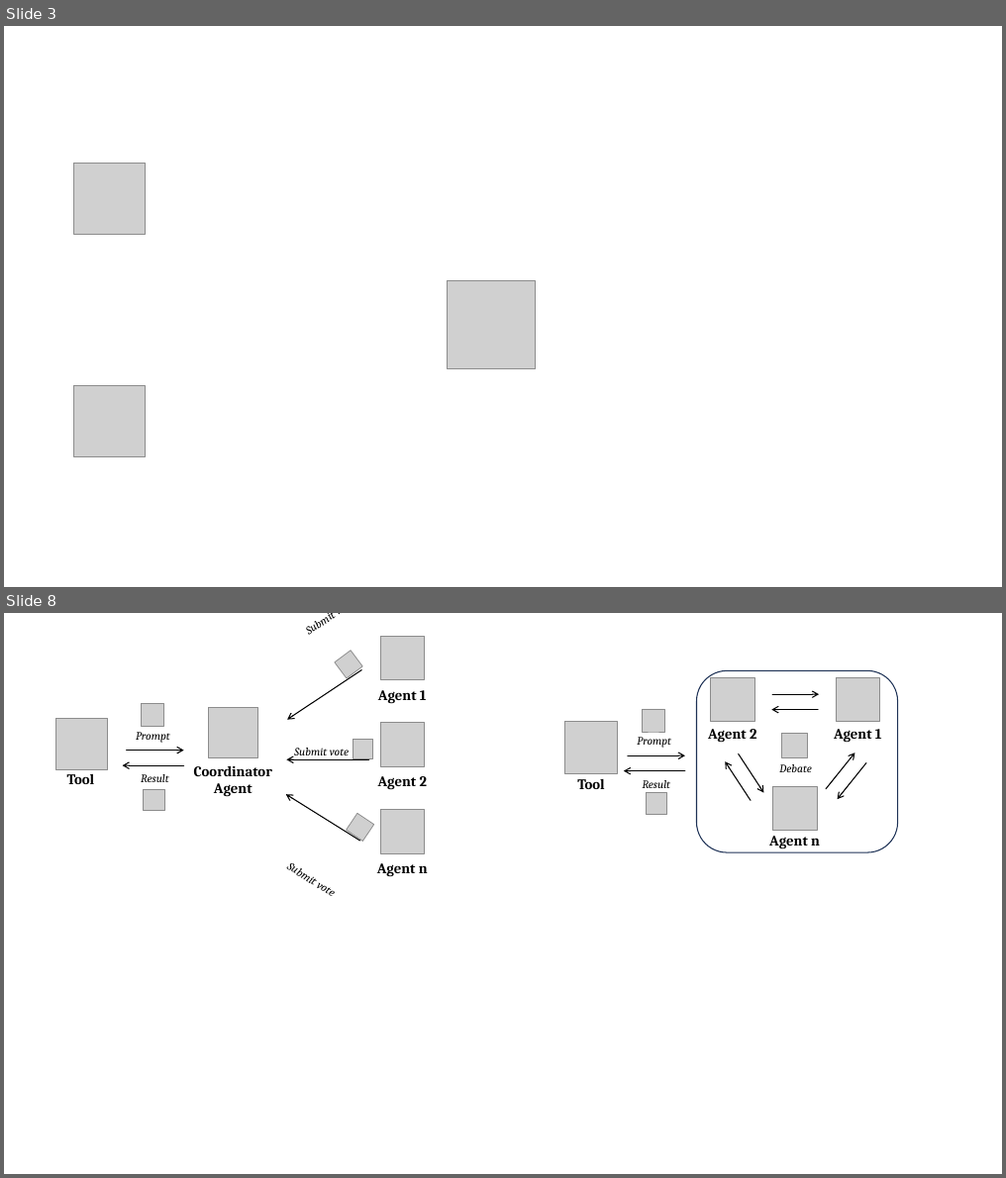
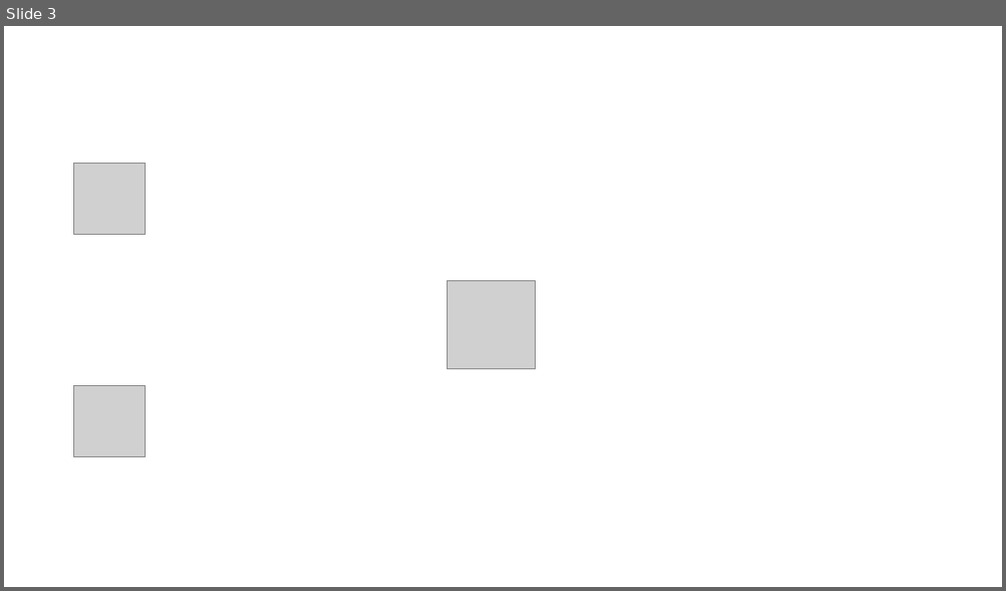
Before and after one commit to IvanComp/AP4Fed, a slide deck: ICSA26.pptx. Shown one above the other, each under a label of ours: slides 3 and 8 before the commit, slide 3 after it; the slides between them are not shown. The pictures are 1006x1178 and 1006x591 pixels, drawn with LibreOffice and Linux fonts; fonts in the diff are those of the drawing; grey boxes stand for pictures; background and template pictures are left out. Boxes give left, top, right and bottom in pixels: in the first picture for what was removed or moved away, otherwise in the second. Text is boxed around its words. In the diff, an @@ line names an element or a change of style, - is before the commit and + after.

```diff
--- a/ICSA26.pptx
+++ b/ICSA26.pptx
@@ slide 8 removed at (4, 613, 1002, 1174), background #FFFFFF @@
@@ group removed at (55, 636, 428, 877): 10 pictures, 10 texts, 5 arrows @@
-Coordinator
-Agent
-Agent 1
-Agent 2
-Agent n
-Submit vote
-Result
-Prompt
-Tool
-Submit vote
-Submit vote
@@ group removed at (565, 670, 898, 853): 8 arrows, 7 pictures, 7 texts, 1 rounded rectangle @@
-Agent 1
-Agent 2
-Agent n
-Result
-Prompt
-Debate
-Tool
```
Also in this commit, not shown: 6 slides changed, 3 slides added, 1 other slide removed, 14 other files.
